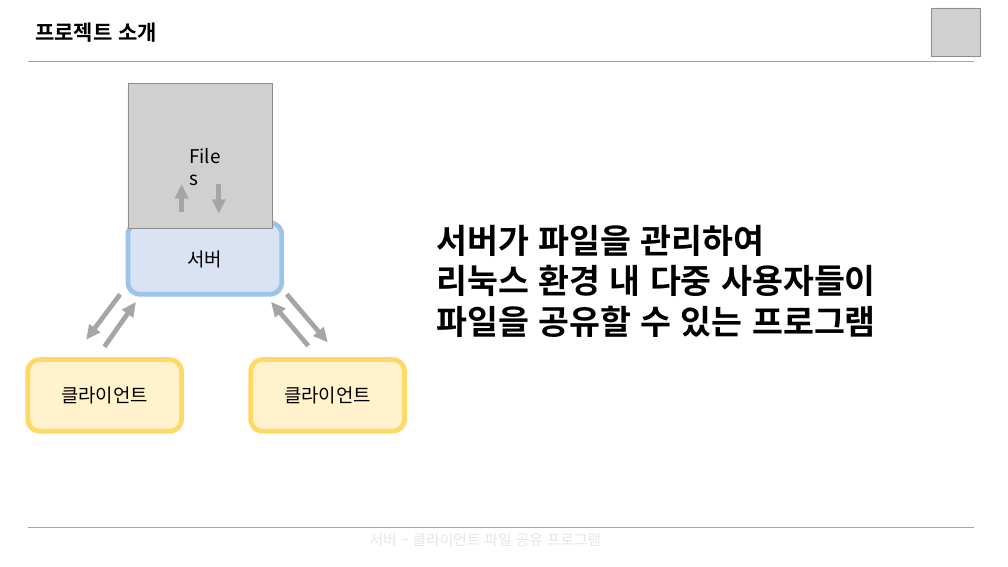
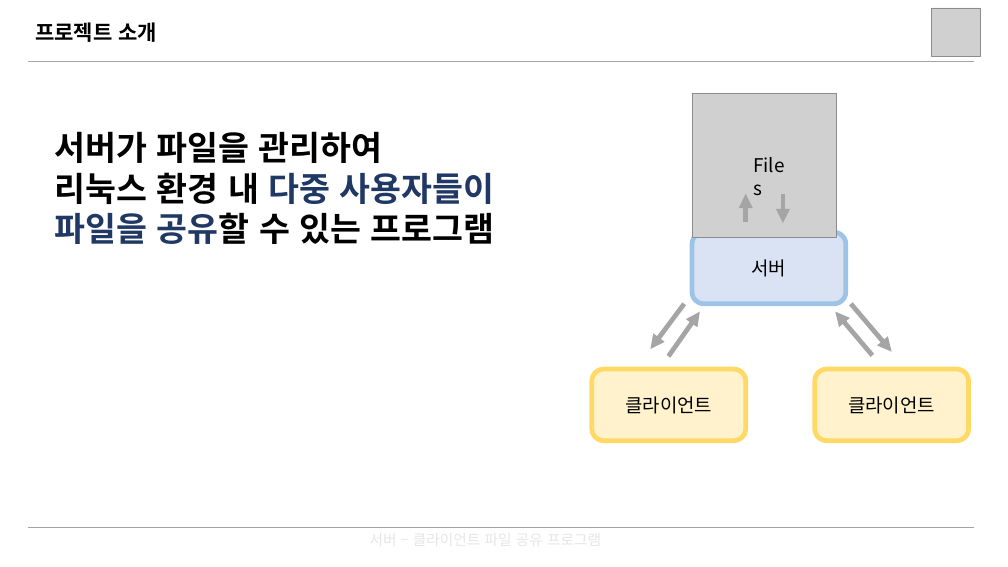
Before and after one commit to yeongjukwak/file-sharing-program, a slide deck: slide 2 of ppt/시스템프로그래밍_프로젝트_발표자료_곽영주_양현규_박종건.pptx. Drawn at 1008x567 pixels with LibreOffice and Linux fonts; fonts in the diff are those of the drawing; grey boxes stand for pictures. Boxes give left, top, right and bottom in pixels: in the first picture for what was removed or moved away, otherwise in the second. Text is boxed around its words. In the diff, an @@ line names an element or a change of style, - is before the commit and + after.

```diff
--- a/ppt/시스템프로그래밍_프로젝트_발표자료_곽영주_양현규_박종건.pptx
+++ b/ppt/시스템프로그래밍_프로젝트_발표자료_곽영주_양현규_박종건.pptx
@@ text "서버가 파일을 관리하여" moved from (x1=436, y1=224, x2=876, y2=337) to (x1=55, y1=131, x2=495, y2=244) @@
@@ text at (x1=55, y1=172, x2=495, y2=244): text colour #000000 to #203864 in "다중 사용자들이", "파일을 공유할" @@
@@ 6 arrows, 3 rounded rectangles, 1 picture, 1 text moved together from (x1=28, y1=84, x2=405, y2=432) to (x1=592, y1=93, x2=969, y2=441) @@
```
Also in this commit, not shown: 11 other slides changed.
